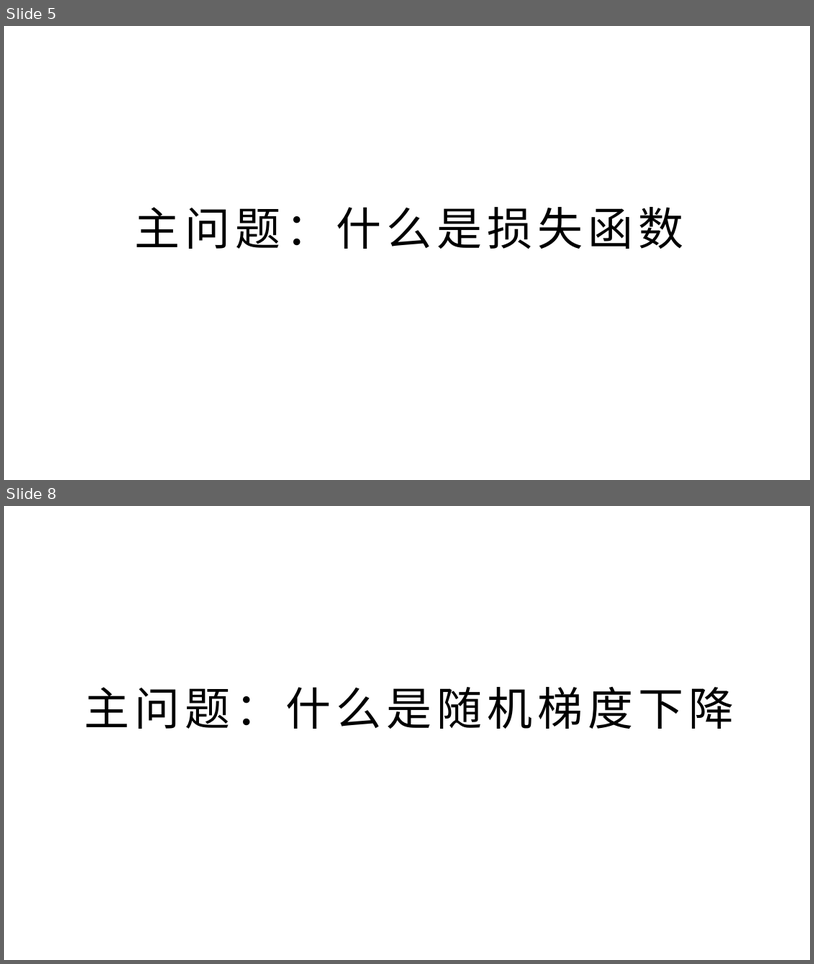
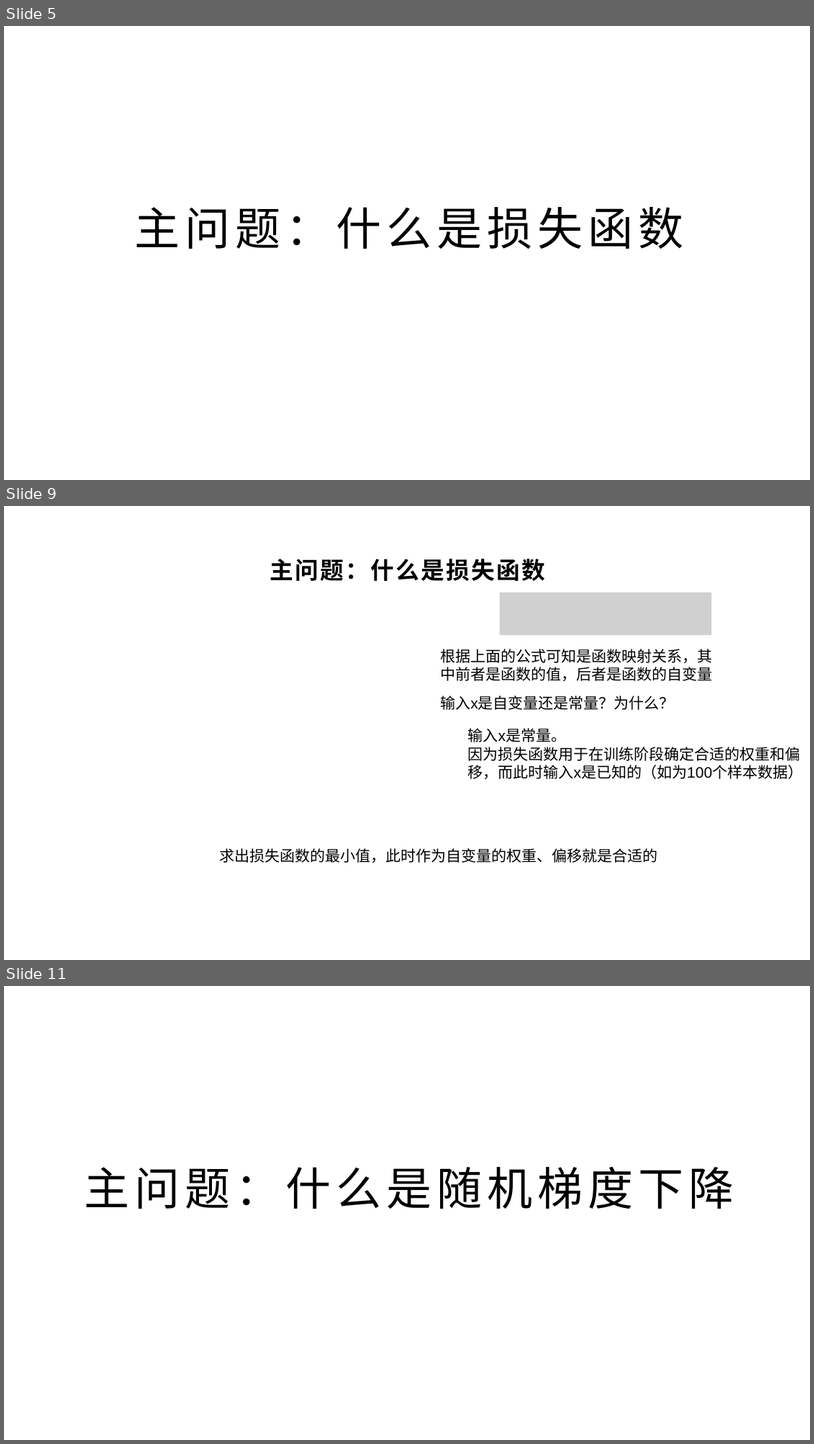
Before and after one commit to yyc-git/DeepLearningEdu, a slide deck: lessons/2_gender_analyze/ppt/“判断性别”Demo需求分析和初步设计（下1）.pptx. Shown one above the other, each under a label of ours: slides 5 and 8 before the commit, slides 5, 9 and 11 after it; the slides between them are not shown. The pictures are 814x964 and 814x1444 pixels, drawn with LibreOffice and Linux fonts; fonts in the diff are those of the drawing; grey boxes stand for pictures; background and template pictures are left out. Boxes give left, top, right and bottom in pixels: in the first picture for what was removed or moved away, otherwise in the second. Text is boxed around its words. In the diff, an @@ line names an element or a change of style, - is before the commit and + after.

```diff
--- a/lessons/2_gender_analyze/ppt/“判断性别”Demo需求分析和初步设计（下1）.pptx
+++ b/lessons/2_gender_analyze/ppt/“判断性别”Demo需求分析和初步设计（下1）.pptx
@@ slide 9 added at bbox=[4, 506, 810, 960], background picture (left out) @@
@@ title added at bbox=[270, 559, 545, 581], 28 pt, text #000000, bold @@
+主问题：什么是损失函数
@@ picture added at bbox=[500, 592, 712, 636] @@
@@ text added at bbox=[440, 649, 712, 681], 18 pt, text #000000 @@
+根据上面的公式可知是函数映射关系，其中前者是函数的值，后者是函数的自变量
@@ text added at bbox=[440, 695, 675, 710], 18 pt, text #000000 @@
+输入x是自变量还是常量？为什么？
@@ text added at bbox=[468, 728, 804, 779], 18 pt, text #000000 @@
+输入x是常量。
+因为损失函数用于在训练阶段确定合适的权重和偏移，而此时输入x是已知的（如为100个样本数据）
@@ text added at bbox=[220, 848, 658, 862], 18 pt, text #000000 @@
+求出损失函数的最小值，此时作为自变量的权重、偏移就是合适的
@@ what was slide 8 is now slide 11 @@
```
Also in this commit, not shown: 4 slides changed, 2 other slides added, 1 slide removed, 14 other files.
